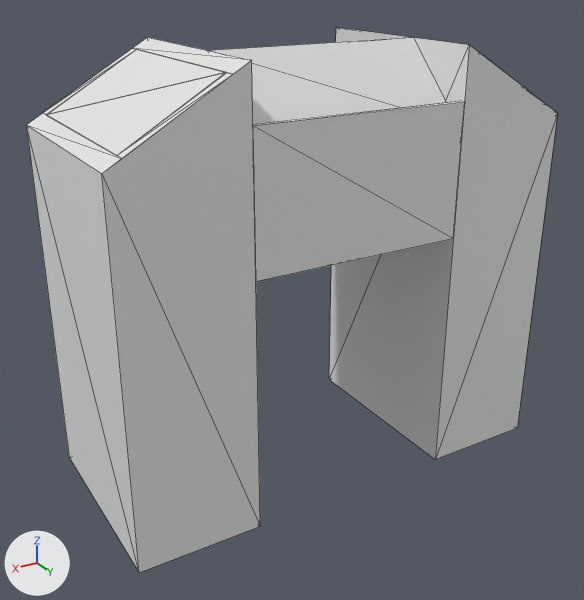
What one commit did to the COLLADA model model/kiosk_v_stanku.dae.
Rendered twice from a 50 mm camera at (3.306, 4.509, 1.402) aimed at (2.222, 2.704, 0.5). Every picture has the same lights, and +X, +Y and +Z are marked at lower left. The first picture is the older version. Mesh edges are drawn as thin lines. Vertices at exactly the same position are counted once.

Names of what the first picture shows: 'kiosk_body', 'kiosk_sklo', 'kiosk_stul'.
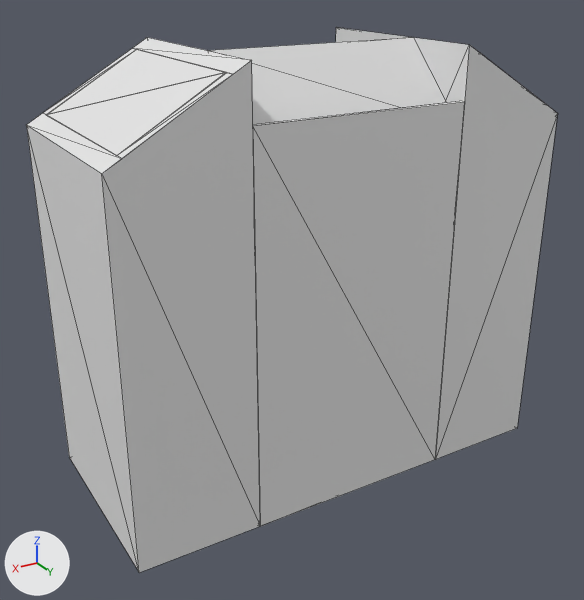
Location of each change, [x1, y1, x2, y2] in pixels of the pictures (584 x 600 px; the box of a moved part takes in the faces that stretch with it):
```json
{"object": "kiosk_stul", "change": "reshaped", "before": [208, 38, 465, 282], "after": [208, 38, 465, 526], "on screen": "100% taller"}
{"part": 1, "of": "me_kiosk_stul", "change": "moved or reshaped", "before": [253, 125, 463, 282], "after": [253, 125, 463, 526]}
```

Scene script edits in JSON lines:
```json
{"block": "me_kiosk_stul", "where": "# used by ob_kiosk_stul; location = (0.0, 0.0, 0.0)"}
{"block": "me_kiosk_stul", "where": "# before: 8 (1.88, 2.97, 0.7) at pixel (453, 238), 10 (2.48, 2.97, 0.7) at pixel (255, 281), 12 (1.88, 2.952, 0.7), 15 (2.48, 2.952, 0.7)"}
{"op": "remove", "block": "me_kiosk_stul", "code": "me_kiosk_stul.from_pydata(...)  # 24 vertices, 36 faces; spans x 1.88..2.48, y 2.39..2.97, z 0.7..1.196"}
{"op": "add", "block": "me_kiosk_stul", "code": "me_kiosk_stul.from_pydata(...)  # 24 vertices, 36 faces; spans x 1.88..2.48, y 2.39..2.97, z 0.0..1.196"}
{"block": "me_kiosk_stul", "change": "me_kiosk_stul part 1"}
{"op": "add", "block": "me_kiosk_stul", "code": "for i in [8, 10, 12, 15]: me_kiosk_stul.vertices[i].co += Vector((0.0, 0.0, -0.7))"}
```
